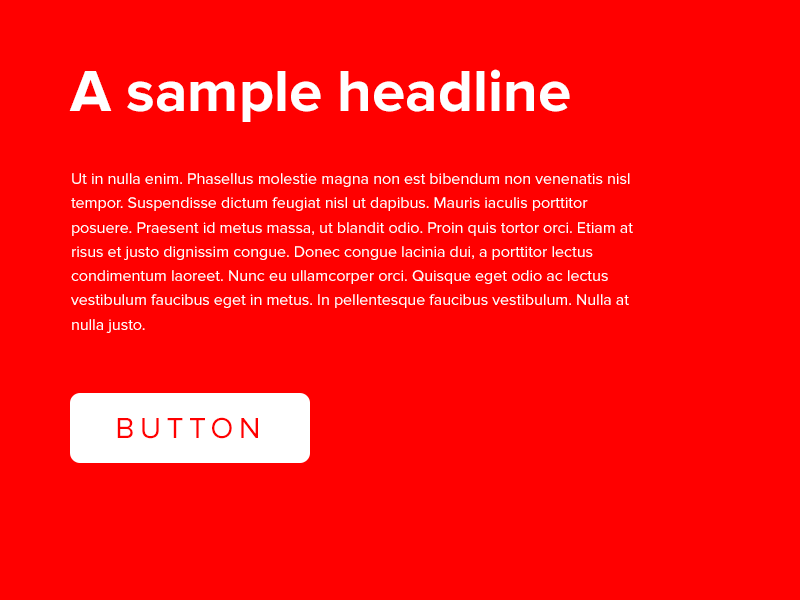
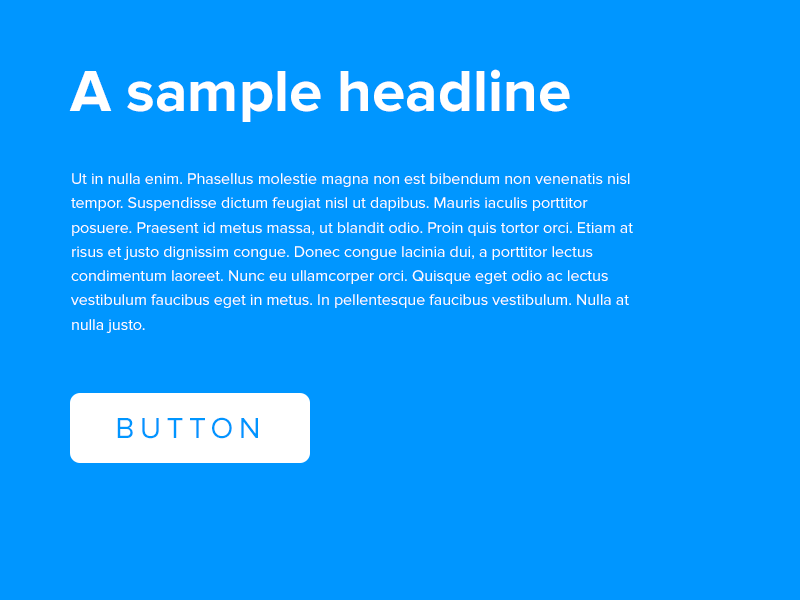
Comparing the layer stacks of the two 800 × 600 images. Changes:
painted on "Button" over [117, 417, 258, 439]
painted on "Background" over [0, 0, 800, 600]
